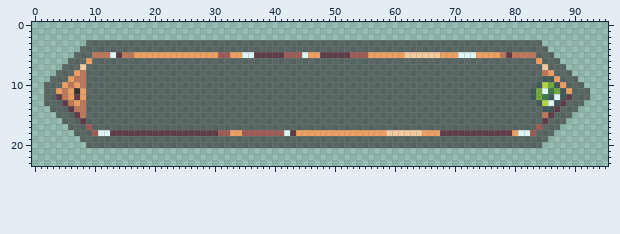
Two versions of one sprite sheet, Assets/Textures/UI/ComboUI/comboUIBase.png. The first picture shows the starting point.
The file is 96x24 pixels.
The same view after the edit:
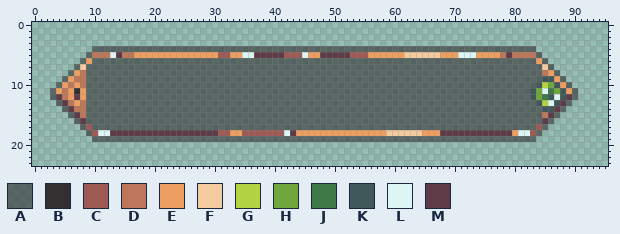
Palette (. is transparent): A #3330329b  B #333032  C #9e5b55  D #bd775a  E #ec9f60  F #f4ca9f  G #b4d340  H #70a73a  J #3e7948  K #405958  L #ddf6f5  M #5e3c47
Changes in this commit:
{"y":3,"x":9,"old":"AAAAAAAAAAAAAAAAAAAAAAAAAAAAAAAAAAAAAAAAAAAAAAAAAAAAAAAAAAAAAAAAAAAAAAAAAAAA","new":"............................................................................"}
{"y":4,"x":8,"old":"AA","new":".."}
{"y":4,"x":84,"old":"AA","new":".."}
{"y":5,"x":7,"old":"AA","new":".."}
{"y":5,"x":85,"old":"AA","new":".."}
{"y":6,"x":6,"old":"AA","new":".."}
{"y":6,"x":86,"old":"AA","new":".."}
{"y":7,"x":5,"old":"AA","new":".."}
{"y":7,"x":87,"old":"AA","new":".."}
{"y":8,"x":4,"old":"AA","new":".."}
{"y":8,"x":88,"old":"AA","new":".."}
{"y":9,"x":3,"old":"AA","new":".."}
{"y":9,"x":89,"old":"AA","new":".."}
{"y":10,"x":2,"old":"AA","new":".."}
{"y":10,"x":90,"old":"AA","new":".."}
{"y":11,"x":2,"old":"A","new":"."}
{"y":11,"x":91,"old":"AA","new":".."}
{"y":12,"x":2,"old":"A","new":"."}
{"y":12,"x":91,"old":"AA","new":".."}
{"y":13,"x":2,"old":"AA","new":".."}
{"y":13,"x":90,"old":"AA","new":".."}
{"y":14,"x":3,"old":"AA","new":".."}
{"y":14,"x":89,"old":"AA","new":".."}
{"y":15,"x":4,"old":"AA","new":".."}
{"y":15,"x":88,"old":"AA","new":".."}
{"y":16,"x":5,"old":"AA","new":".."}
{"y":16,"x":87,"old":"AA","new":".."}
{"y":17,"x":6,"old":"AA","new":".."}
{"y":17,"x":86,"old":"AA","new":".."}
{"y":18,"x":7,"old":"AA","new":".."}
{"y":18,"x":85,"old":"AA","new":".."}
{"y":19,"x":8,"old":"AA","new":".."}
{"y":19,"x":84,"old":"AA","new":".."}
{"y":20,"x":9,"old":"AAAAAAAAAAAAAAAAAAAAAAAAAAAAAAAAAAAAAAAAAAAAAAAAAAAAAAAAAAAAAAAAAAAAAAAAAAAA","new":"............................................................................"}
{"label":"erased","picture_box":[44,40,590,148]}
